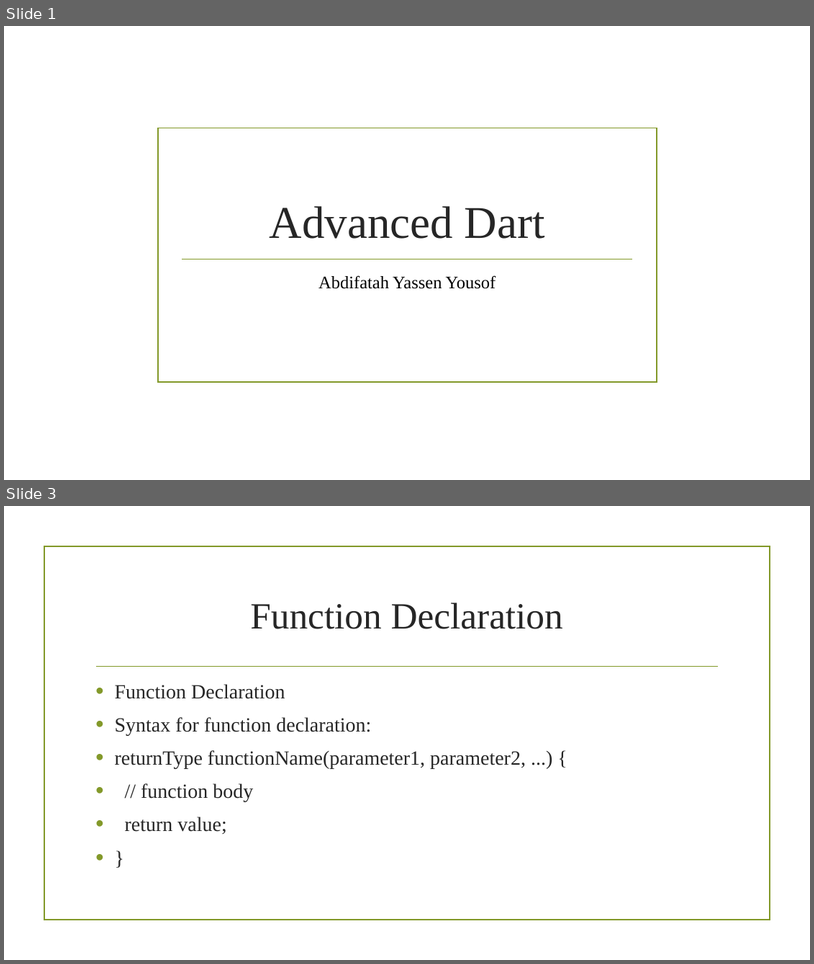
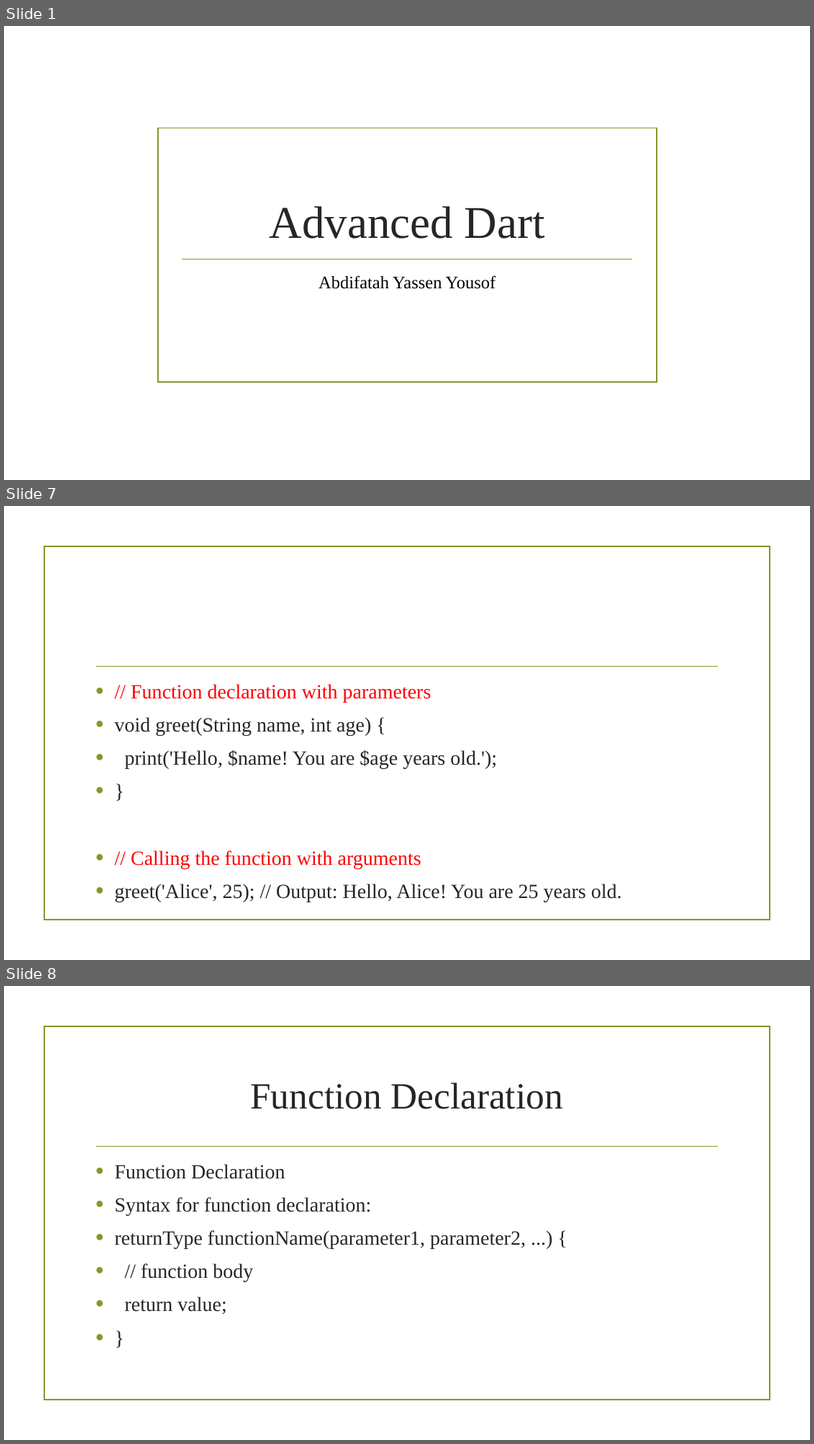
Before and after one commit to AbdifatahYasin1/Flutter-Mobile-Application, a slide deck: Advanced Dart.pptm. Shown one above the other, each under a label of ours: slides 1 and 3 before the commit, slides 1, 7 and 8 after it; the slides between them are not shown. The pictures are 814x964 and 814x1444 pixels, drawn with LibreOffice and Linux fonts; fonts in the diff are those of the drawing; background and template pictures are left out. Boxes give left, top, right and bottom in pixels: in the first picture for what was removed or moved away, otherwise in the second. Text is boxed around its words. In the diff, an @@ line names an element or a change of style, - is before the commit and + after.

```diff
--- a/Advanced Dart.pptm
+++ b/Advanced Dart.pptm
@@ slide 7 added at [4,506,810,960], background picture (left out); not listed: 2 template elements that a slide beside it also shows @@
@@ text added at [115,684,622,901], 24 pt, text #262626 @@
+• // Function declaration with parameters
+• void greet(String name, int age) {
+• print('Hello, $name! You are $age years old.');
+• }
+• // Calling the function with arguments
+• greet('Alice', 25); // Output: Hello, Alice! You are 25 years old.
@@ what was slide 3 is now slide 8 @@
```
Also in this commit, not shown: 2 slides changed, 3 other slides added.
